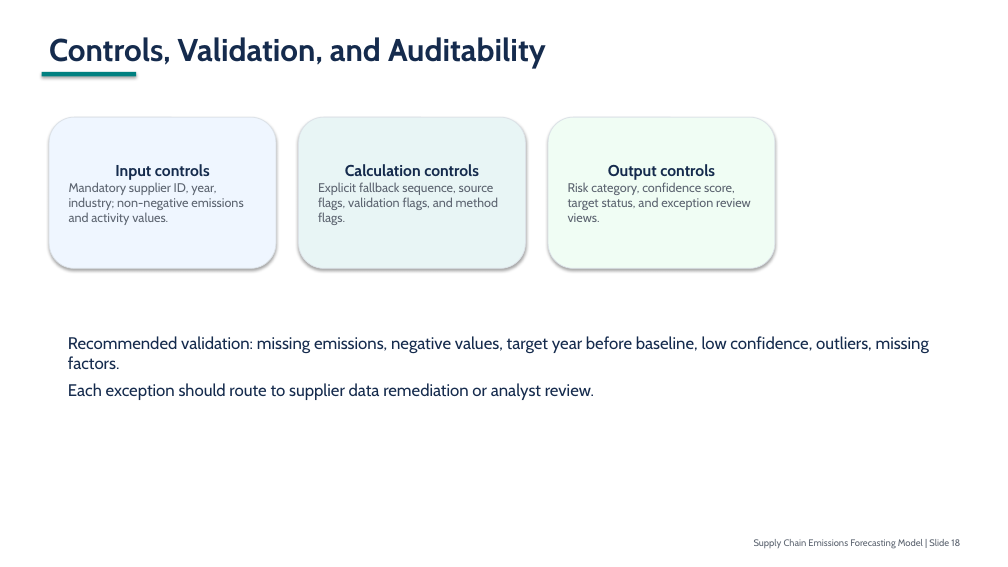
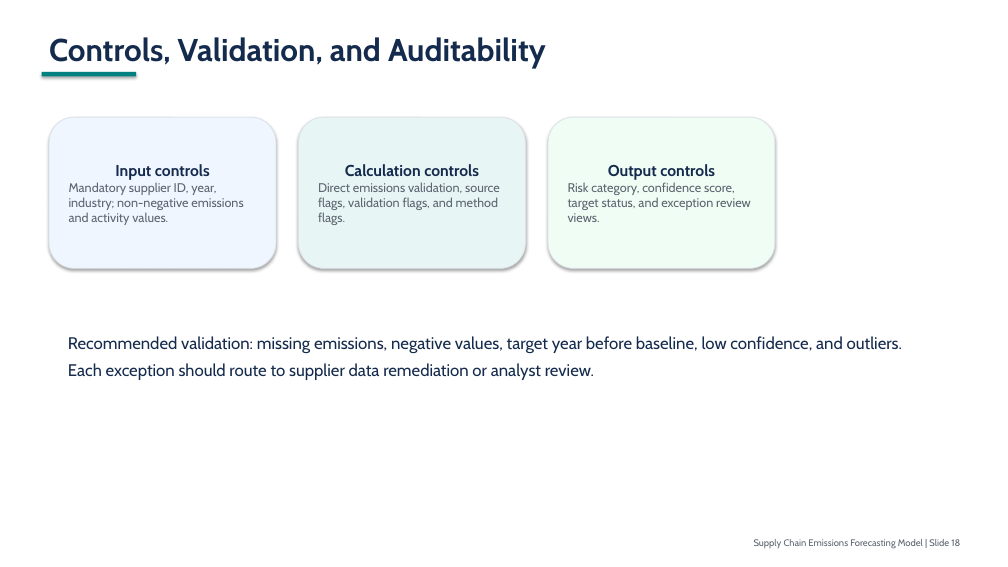
Before and after one commit to rojaraod/FORECAST, a slide deck: slide 18 of docs/supply_chain_emissions_forecasting_20_slide_deck.pptx. Drawn at 1008x567 pixels with LibreOffice and Linux fonts; fonts in the diff are those of the drawing. Boxes give left, top, right and bottom in pixels: in the first picture for what was removed or moved away, otherwise in the second. Text is boxed around its words. In the diff, an @@ line names an element or a change of style, - is before the commit and + after.

```diff
--- a/docs/supply_chain_emissions_forecasting_20_slide_deck.pptx
+++ b/docs/supply_chain_emissions_forecasting_20_slide_deck.pptx
@@ text in rounded rectangle at (318, 182, 500, 225): text changed @@
-Explicit fallback sequence, source flags, validation flags, and method flags.
+Direct emissions validation, source flags, validation flags, and method flags.
@@ text at (68, 336, 902, 353): text changed @@
-Recommended validation: missing emissions, negative values, target year before baseline, low confidence, outliers, missing factors.
+Recommended validation: missing emissions, negative values, target year before baseline, low confidence, and outliers.
```
Also in this commit, not shown: 13 other slides changed, 10 other files.
